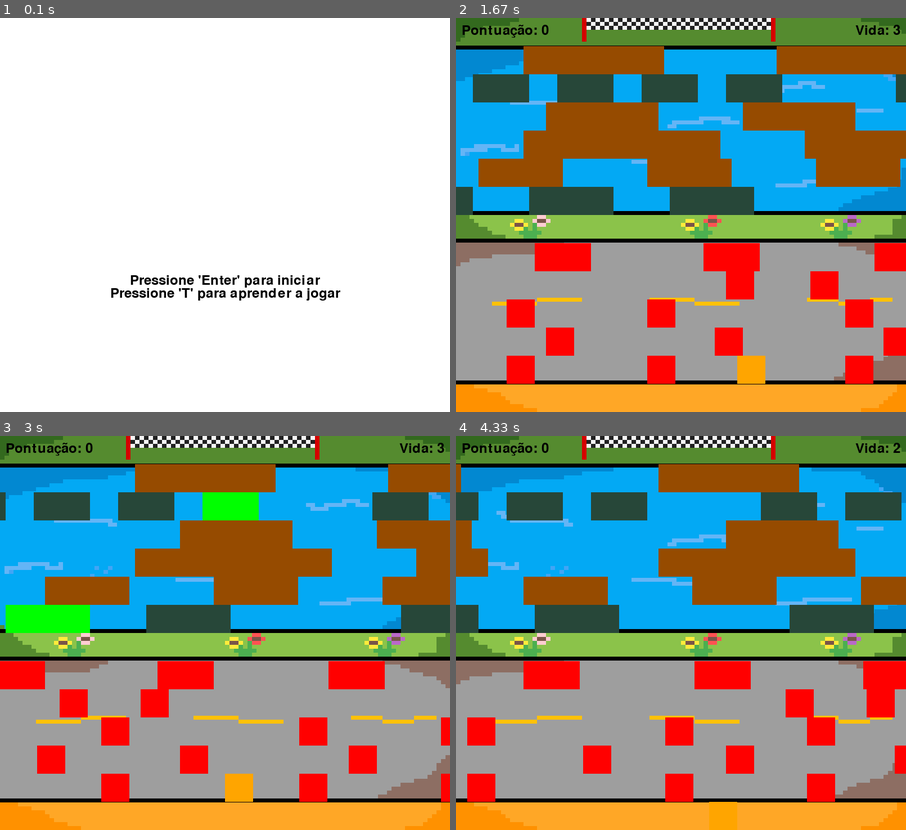
Above: before the commit, frames 1-4 (two rows, left to right).
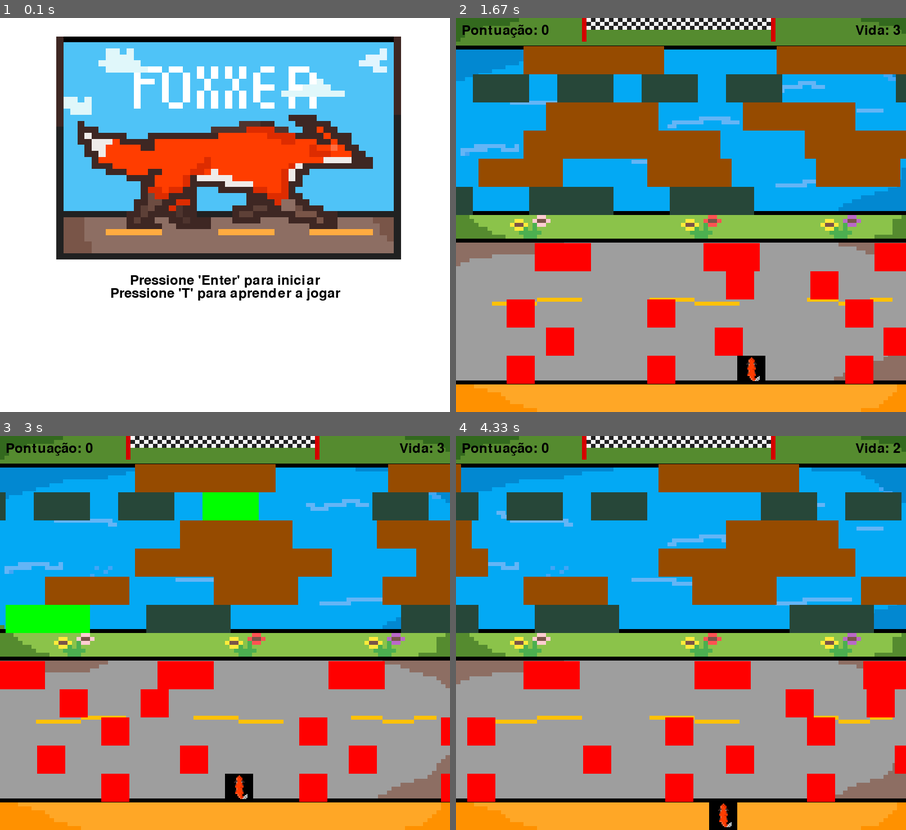
Above: after the commit, the same moments.

Repository: ccbueno3/projetofinal
Game: pygame game, started from pygame.v11.py
The game is run twice, just before and just after one commit, with the same random seed, the same clock (stepped at 60 frames per second) and the same inputs.
Inputs:
- Up to frame 1 (0.1 s): no input
- Up to frame 2 (1.67 s): tap Enter at 0.33 s; hold D 0.67-1.13 s; hold W 1.17-1.47 s; hold D from 1.5 s (still down)
- Up to frame 3 (3 s): release D at 1.97 s; hold A 2-2.53 s; hold S 2.57-2.87 s; hold A from 2.9 s (still down)
- Up to frame 4 (4.33 s): release A at 3.3 s; hold W 3.33-3.7 s; hold D from 3.73 s (still down)

The runs differ from the first frame. In frame 1, 41% of the frame differs, in the area x 12-90%, y 4-62%; in frame 2, 0.4%; in frame 3, 0.4%; in frame 4, 0.4%.

Commit message:
menus e testes de texturas

Diff:
--- a/pygame.v11.py
+++ b/pygame.v11.py
@@ -1,5 +1,9 @@
 import pygame
 import random
+
+pygame.init()
+pygame.mixer.init()
+
 
 # Cores
 BRANCO = (255, 255, 255)
@@ -14,16 +18,16 @@
 #imagens
 
 #logo
-imagem_logo = pygame.image.load("imagens/oi.jpg")
-tamanho_x_logo = 800
-tamanho_y_logo = 700
+imagem_logo = pygame.image.load("imagens/logo_foxxer.png")
+tamanho_x_logo = 650
+tamanho_y_logo = 450
 imagem_logo = pygame.transform.scale(imagem_logo, (tamanho_x_logo, tamanho_y_logo))
 
 
 #configurações
-imagem_configuracoes = pygame.image.load("imagens/oi.jpg")
-tamanho_x_configuracoes = 100
-tamanho_y_configuracoes = 100
+imagem_configuracoes = pygame.image.load("imagens/mapa_final.png")
+tamanho_x_configuracoes = 800
+tamanho_y_configuracoes = 700
 imagem_configuracoes = pygame.transform.scale(imagem_configuracoes, (tamanho_x_configuracoes, tamanho_y_configuracoes))
 
 #imagem fundo
@@ -59,25 +63,25 @@
         fonte_inicio = pygame.font.SysFont(None, 36)
 
         if texto_inicial:
-            #tela.blit(imagem_logo,((largura - tamanho_x_logo)/2,0))
+            tela.blit(imagem_logo,((largura - tamanho_x_logo)/2,0))
             texto_inicio = fonte_inicio.render("Pressione 'Enter' para iniciar", True, PRETO)
             texto_embaixo = fonte_inicio.render("Pressione 'T' para aprender a jogar", True, PRETO)
             tela.blit(texto_inicio, (largura // 2 - texto_inicio.get_width() // 2, altura * 2 // 3 - texto_inicio.get_height() // 2))
             tela.blit(texto_embaixo, (largura // 2 - texto_embaixo.get_width() // 2, altura * 2.1 // 3 - texto_embaixo.get_height() // 2))
         else:
-            #tela.blit(imagem_configuracoes,(0,0))
+            tela.blit(imagem_configuracoes,(0,0))
             informacoes = fonte_inicio.render("W - anda para cima", True, PRETO)
-            tela.blit(informacoes, (largura // 2 - informacoes.get_width() // 2, altura // 3 - informacoes.get_height() // 2))
+            tela.blit(informacoes, (largura // 2 - informacoes.get_width() // 2, altura // 5 - informacoes.get_height() // 2))
             informacoes = fonte_inicio.render("A - anda para esquerda", True, PRETO)
-            tela.blit(informacoes, (largura // 2 - informacoes.get_width() // 2, altura *1.1// 3 - informacoes.get_height() // 2))
+            tela.blit(informacoes, (largura // 2 - informacoes.get_width() // 2, altura *1.2// 5 - informacoes.get_height() // 2))
             informacoes = fonte_inicio.render("S - anda para baixo", True, PRETO)
-            tela.blit(informacoes, (largura // 2 - informacoes.get_width() // 2, altura*1.2// 3 - informacoes.get_height()// 2))
+            tela.blit(informacoes, (largura // 2 - informacoes.get_width() // 2, altura*1.4// 5  - informacoes.get_height()// 2))
             informacoes = fonte_inicio.render("D - anda para cima", True, PRETO)
-            tela.blit(informacoes, (largura // 2 - informacoes.get_width() // 2, altura*1.3 // 3 - informacoes.get_height()// 2))
+            tela.blit(informacoes, (largura // 2 - informacoes.get_width() // 2, altura*1.6// 5 - informacoes.get_height()// 2))
             informacoes = fonte_inicio.render("ESC - fecha o jogo", True, PRETO)
-            tela.blit(informacoes, (largura // 2 - informacoes.get_width() // 2, altura*1.4 // 3 - informacoes.get_height()// 2))
+            tela.blit(informacoes, (largura // 2 - informacoes.get_width() // 2, altura*1.8 // 5 - informacoes.get_height()// 2))
             informacoes = fonte_inicio.render("RETURN - volta para o menu", True, PRETO)
-            tela.blit(informacoes, (largura // 2 - informacoes.get_width() // 2, altura*1.5 // 3 - informacoes.get_height()// 2))
+            tela.blit(informacoes, (largura // 2 - informacoes.get_width() // 2, altura*2 // 5 - informacoes.get_height()// 2))
 
 
         pygame.display.flip()
@@ -98,7 +102,7 @@
         def __init__(self, x, y):
             super().__init__()
             self.image = pygame.Surface((largura_bloco, altura_bloco))
-            self.image.fill(LARANJA)
+            self.image.blit(imagem_raposa, (-30, -25))
             self.rect = self.image.get_rect()
             self.rect.x = x * largura_bloco
             self.rect.y = y * altura_bloco
@@ -201,6 +205,8 @@
 
     # Inicialização do Pygame
     pygame.init()
+    imagem_raposa = pygame.image.load("imagens/Raposa.png")
+    imagem_raposa = pygame.transform.scale(imagem_raposa,(110,110))
     tela = pygame.display.set_mode((largura, altura))
     pygame.display.set_caption("Foxxer")
 
@@ -257,7 +263,7 @@
     # Criação dos troncos
     troncos = pygame.sprite.Group()
     y_troncos = [altura_rio[0],altura_rio[2],altura_rio[3],altura_rio[4]]
-    tamanho_tronco = [5,4,7 ,3]
+    tamanho_tronco = [5,4,7,3]
     for i in y_troncos:
         y = i + 1
         velocidade =  largura_bloco // 12
Binary file changed: imagens/logo_foxxer.png
Binary file removed: imagens/oi.jpg
